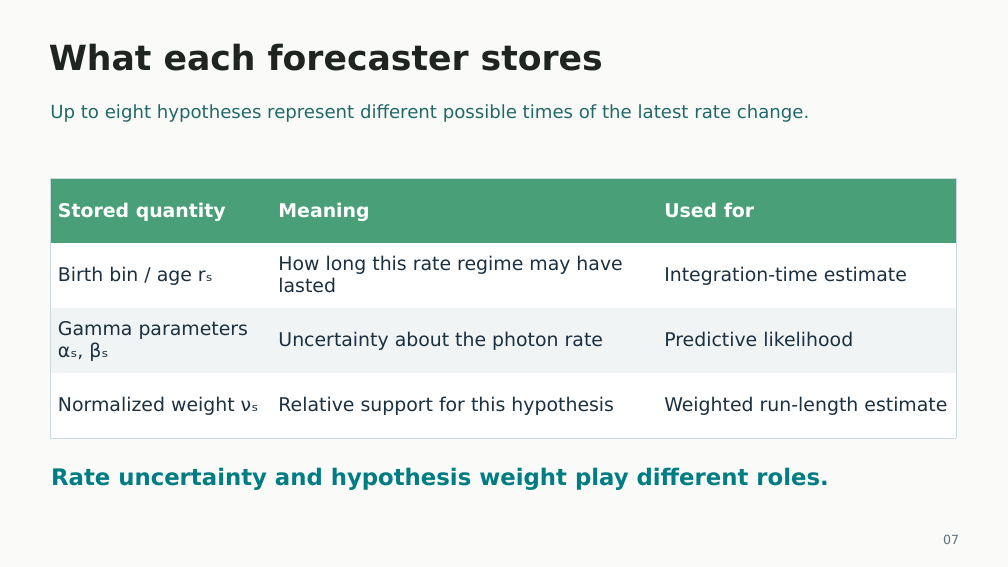
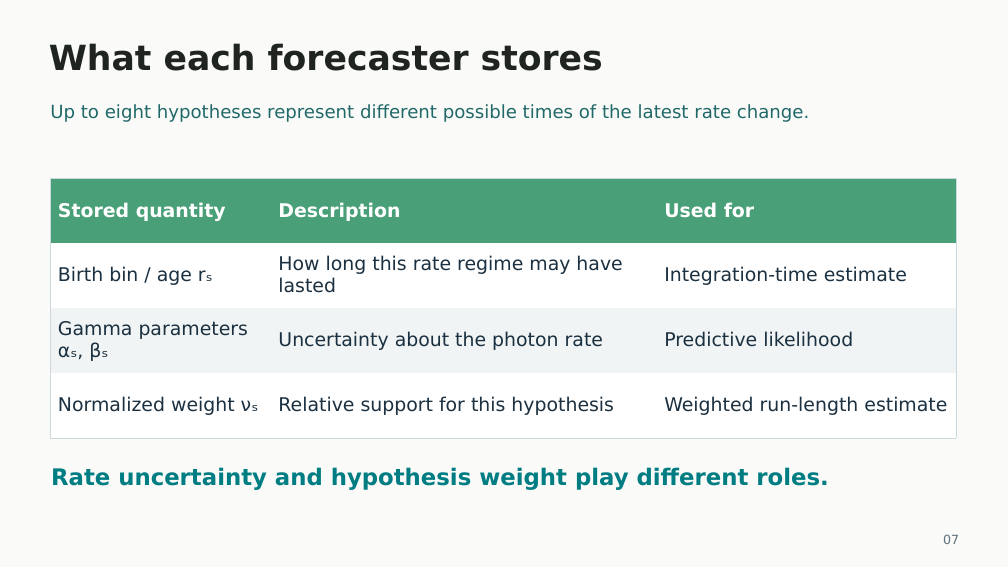
Before and after one commit to CapriTheGoat/QuantaNeuralNetworks, a slide deck: slide 7 of TR_SPAD_Thesis.odp. Drawn at 1008x567 pixels with LibreOffice and Linux fonts; fonts in the diff are those of the drawing. Boxes give left, top, right and bottom in pixels: in the first picture for what was removed or moved away, otherwise in the second. Text is boxed around its words. In the diff, an @@ line names an element or a change of style, - is before the commit and + after.

```diff
--- a/TR_SPAD_Thesis.odp
+++ b/TR_SPAD_Thesis.odp
@@ table at [51,178,957,438] @@
-row 1, column 2: Meaning
+row 1, column 2: Description
```
Also in this commit, not shown: 3 other slides changed, 2 other files.
